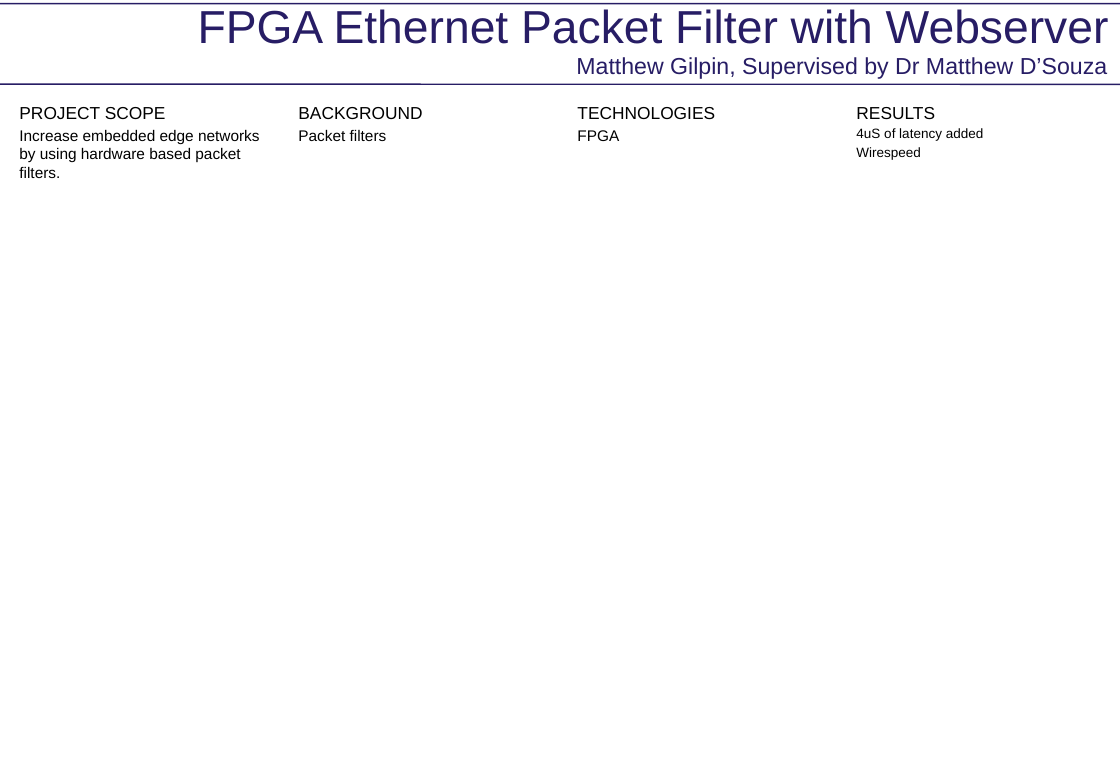
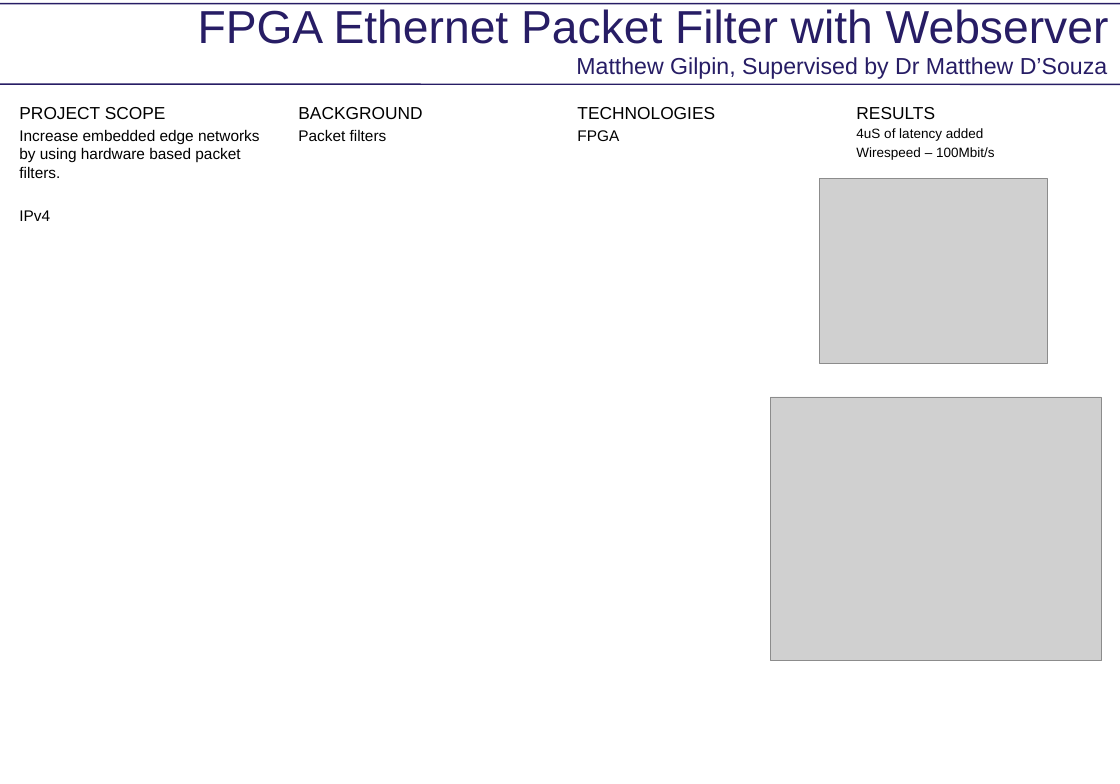
Before and after one commit to matty0005/thesis, a slide deck: slide 1 of poster/poster_matthew_gilpin.pptx. Drawn at 1120x784 pixels with LibreOffice and Linux fonts; fonts in the diff are those of the drawing; grey boxes stand for pictures; background and template pictures are left out. Boxes give left, top, right and bottom in pixels: in the first picture for what was removed or moved away, otherwise in the second. Text is boxed around its words. In the diff, an @@ line names an element or a change of style, - is before the commit and + after.

Commit message:
Updated poster

```diff
--- a/poster/poster_matthew_gilpin.pptx
+++ b/poster/poster_matthew_gilpin.pptx
@@ text at <box>856,147,995,160</box>: text changed @@
-Wirespeed
+Wirespeed – 100Mbit/s
@@ picture added at <box>819,179,1047,364</box> @@
@@ text at <box>19,210,50,221</box>: paragraph added @@
+IPv4
@@ picture added at <box>770,397,1101,661</box> @@
```
